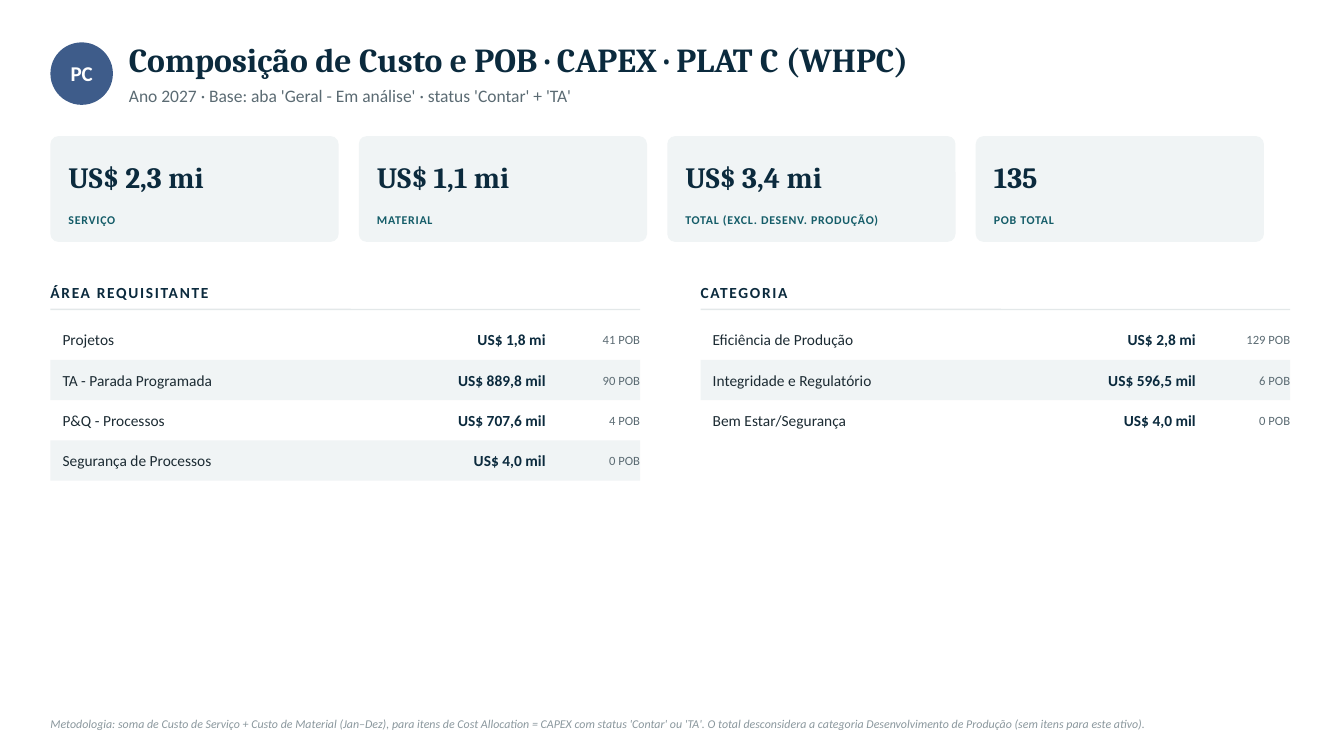
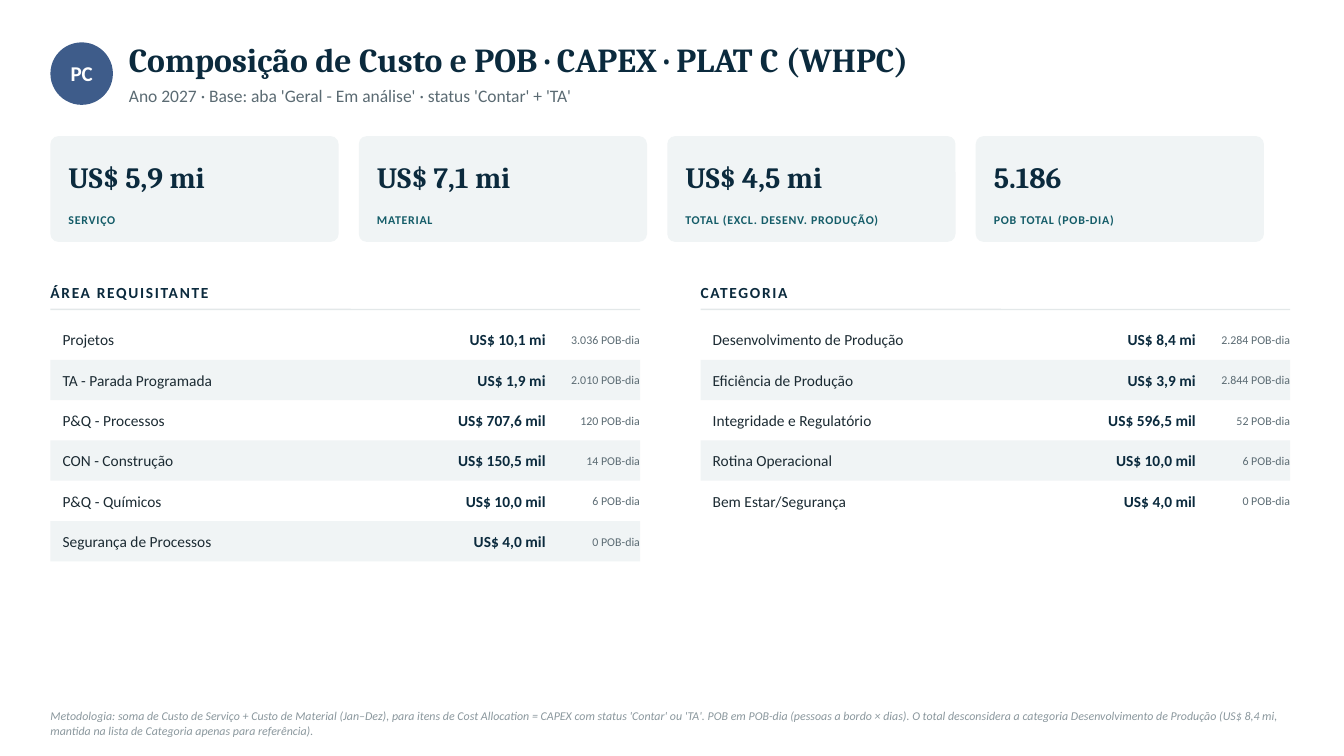
Before and after one commit to LucasRibaas/Planejamento, a slide deck: slide 13 of PRIO_Plano_Trabalho_CAPEX_2027.pptx. Drawn at 1344x756 pixels with LibreOffice and Linux fonts; fonts in the diff are those of the drawing. Boxes give left, top, right and bottom in pixels: in the first picture for what was removed or moved away, otherwise in the second. Text is boxed around its words. In the diff, an @@ line names an element or a change of style, - is before the commit and + after.

```diff
--- a/PRIO_Plano_Trabalho_CAPEX_2027.pptx
+++ b/PRIO_Plano_Trabalho_CAPEX_2027.pptx
@@ text at (68, 166, 205, 192): text changed @@
-US$ 2,3 mi
+US$ 5,9 mi
@@ text at (377, 166, 510, 192): text changed @@
-US$ 1,1 mi
+US$ 7,1 mi
@@ text at (685, 166, 822, 192): text changed @@
-US$ 3,4 mi
+US$ 4,5 mi
@@ text at (994, 168, 1062, 189): text changed @@
-135
+5.186
@@ text at (994, 215, 1114, 226): text changed @@
-POB TOTAL
+POB TOTAL (POB-DIA)
@@ text at (470, 334, 545, 347): text changed @@
-US$ 1,8 mi
+US$ 10,1 mi
@@ text at (571, 336, 640, 344): text changed; size 9 to 8.5 pt @@
-41 POB
+3.036 POB-dia
@@ text added at (713, 334, 903, 348), 11 pt, text #1C2B33 @@
+Desenvolvimento de Produção
@@ text at (1128, 334, 1195, 347): text changed @@
-US$ 2,8 mi
+US$ 8,4 mi
@@ text at (1221, 336, 1290, 344): text changed; size 9 to 8.5 pt @@
-0 POB
+2.284 POB-dia
@@ text at (477, 375, 545, 388): text changed @@
-US$ 889,8 mil
+US$ 1,9 mi
@@ text at (571, 376, 640, 384): text changed; size 9 to 8.5 pt @@
-90 POB
+2.010 POB-dia
@@ text added at (1128, 375, 1195, 388), 11 pt, text #0B2A3D, bold @@
+US$ 3,9 mi
@@ text at (1221, 376, 1290, 384): text changed; size 9 to 8.5 pt @@
-129 POB
+2.844 POB-dia
@@ text at (580, 417, 640, 425): text changed; size 9 to 8.5 pt @@
-4 POB
+120 POB-dia
@@ 3 texts: place and size @@
-3 texts at (713, 334, 1196, 389)
+3 texts at (713, 375, 1196, 429)
@@ text added at (1236, 417, 1290, 425), 8.5 pt, text #5B6B73 @@
+52 POB-dia
@@ rectangle added at (701, 441, 1291, 481), fill #F0F4F5 @@
@@ text added at (63, 455, 173, 469), 11 pt, text #1C2B33 @@
+CON - Construção
@@ text at (458, 455, 545, 468): text changed @@
-US$ 4,0 mil
+US$ 150,5 mil
@@ text at (586, 457, 640, 465): text changed; size 9 to 8.5 pt @@
-0 POB
+14 POB-dia
@@ text added at (713, 455, 832, 469), 11 pt, text #1C2B33 @@
+Rotina Operacional
@@ text added at (1116, 455, 1196, 468), 11 pt, text #0B2A3D, bold @@
+US$ 10,0 mil
@@ text at (1243, 457, 1290, 465): text changed; size 9 to 8.5 pt @@
-6 POB
+6 POB-dia
@@ text added at (63, 496, 161, 509), 11 pt, text #1C2B33 @@
+P&Q - Químicos
@@ text added at (466, 496, 545, 509), 11 pt, text #0B2A3D, bold @@
+US$ 10,0 mil
@@ text added at (592, 497, 640, 505), 8.5 pt, text #5B6B73 @@
+6 POB-dia
@@ 3 texts: place and size @@
-3 texts at (63, 415, 1196, 469)
+3 texts at (63, 496, 1196, 550)
@@ text added at (1243, 497, 1290, 505), 8.5 pt, text #5B6B73 @@
+0 POB-dia
@@ rectangle added at (50, 521, 640, 562), fill #F0F4F5 @@
@@ text added at (474, 536, 545, 549), 11 pt, text #0B2A3D, bold @@
+US$ 4,0 mil
@@ text added at (592, 538, 640, 546), 8.5 pt, text #5B6B73 @@
+0 POB-dia
@@ text at (50, 711, 1277, 737): text changed @@
-Metodologia: soma de Custo de Serviço + Custo de Material (Jan–Dez), para itens de Cost Allocation = CAPEX com status 'Contar' ou 'TA'. O total desconsidera a categoria Desenvolvimento de Produção (sem itens para este ativo).
+Metodologia: soma de Custo de Serviço + Custo de Material (Jan–Dez), para itens de Cost Allocation = CAPEX com status 'Contar' ou 'TA'. POB em POB-dia (pessoas a bordo × dias). O total desconsidera a categoria Desenvolvimento de Produção (US$ 8,4 mi, mantida na lista de Categoria apenas para referência).
```
Also in this commit, not shown: 8 other slides changed.
